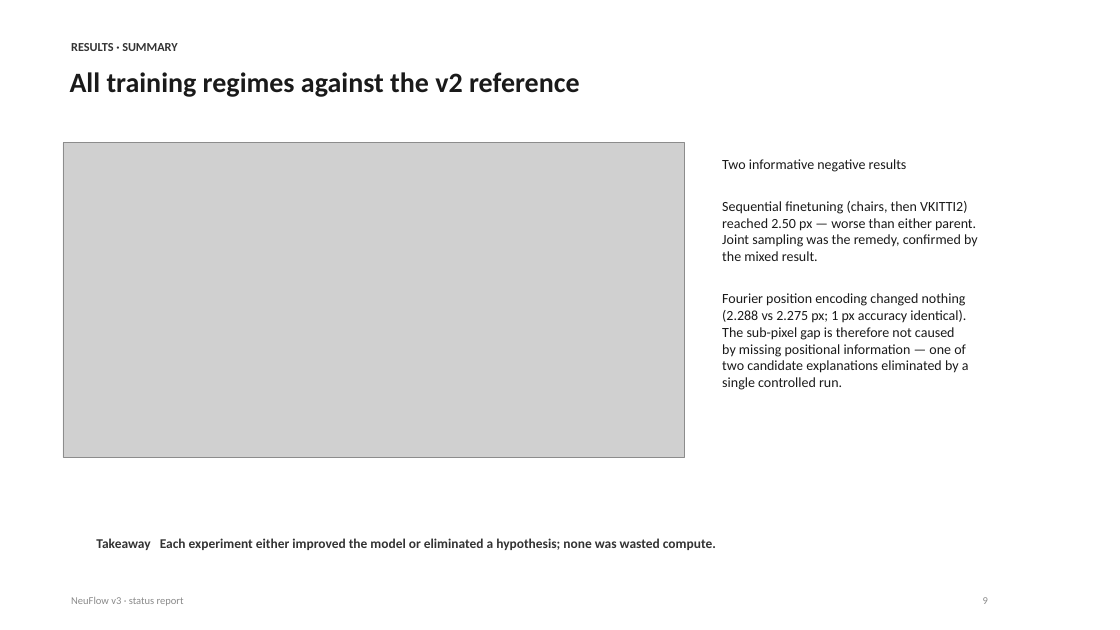
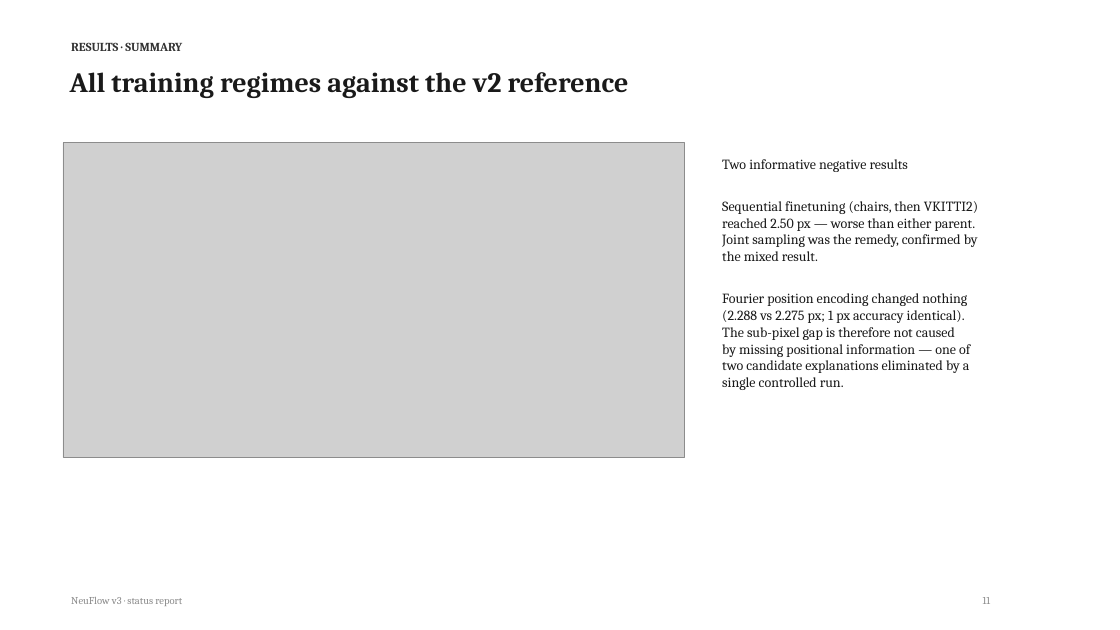
Before and after one commit to shrirag10/Neuflowv3, a slide deck: slide 11 of docs/NeuFlow_v3_status.pptx (slide 9 before the commit). Drawn at 1120x630 pixels with LibreOffice and Linux fonts; fonts in the diff are those of the drawing; grey boxes stand for pictures. Boxes give left, top, right and bottom in pixels: in the first picture for what was removed or moved away, otherwise in the second. Text is boxed around its words. In the diff, an @@ line names an element or a change of style, - is before the commit and + after.

Commit message:
Deck v3: serif theme, side-by-side v2/v3 comparison, chairs examples, GUI pics, FPS chart, limitations slide; GUI: v2/v3 model selector

```diff
--- a/docs/NeuFlow_v3_status.pptx
+++ b/docs/NeuFlow_v3_status.pptx
@@ text removed at (x1=96, y1=538, x2=716, y2=550) @@
-Takeaway Each experiment either improved the model or eliminated a hypothesis; none was wasted compute.
@@ font Calibri to Cambria in 4 elements at (x1=71, y1=42, x2=182, y2=51), (x1=70, y1=72, x2=629, y2=98), (x1=722, y1=159, x2=978, y2=390), (x1=71, y1=597, x2=182, y2=606) @@
@@ text at (x1=983, y1=597, x2=991, y2=604): text changed; font Calibri to Cambria @@
-9
+11
```
Also in this commit, not shown: 13 other slides changed, 4 slides added, 5 other files.
